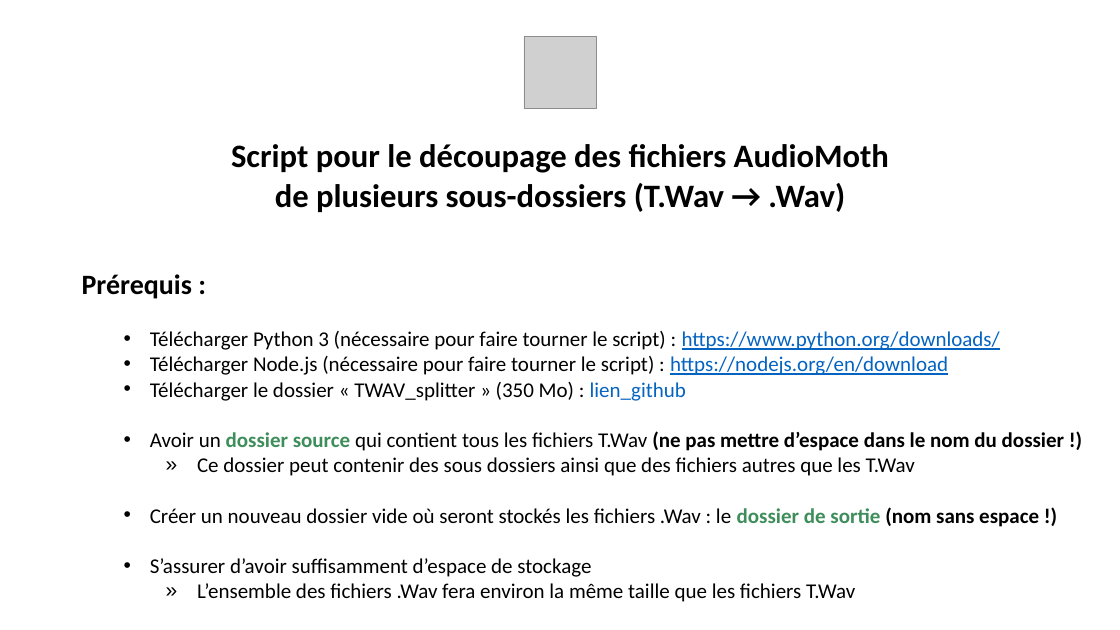
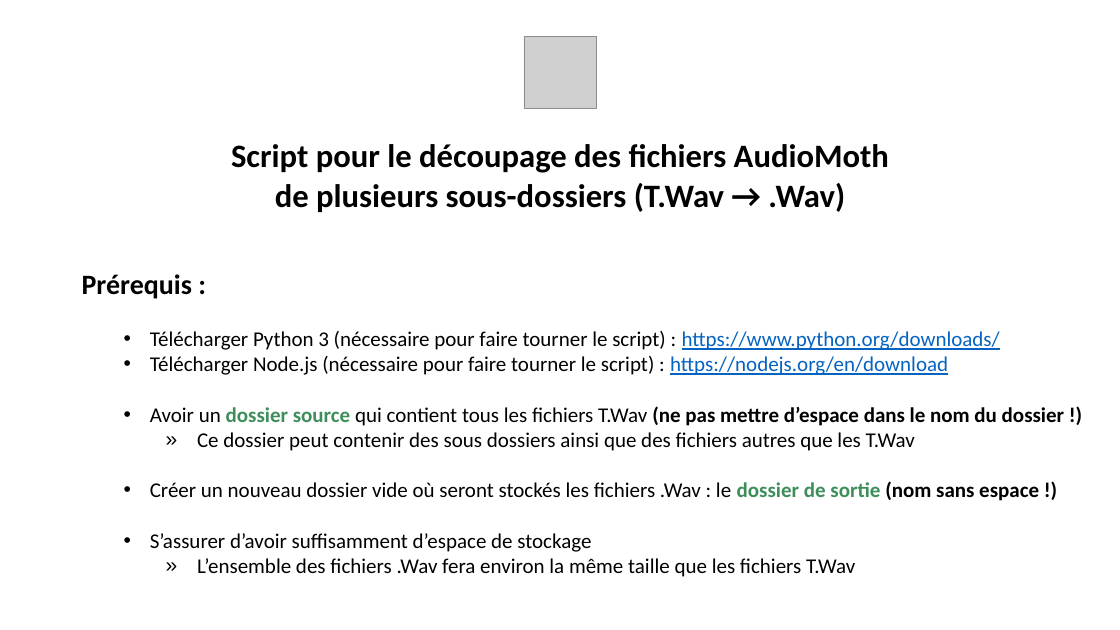
Before and after one commit to CEREMA/TWAV_splitter, a slide deck: slide 2 of Tuto_decoup_TWAV.pptx. Drawn at 1120x630 pixels with LibreOffice and Linux fonts; fonts in the diff are those of the drawing; grey boxes stand for pictures. Boxes give left, top, right and bottom in pixels: in the first picture for what was removed or moved away, otherwise in the second. Text is boxed around its words. In the diff, an @@ line names an element or a change of style, - is before the commit and + after.

```diff
--- a/Tuto_decoup_TWAV.pptx
+++ b/Tuto_decoup_TWAV.pptx
@@ text at [150, 382, 686, 401]: paragraph removed @@
-  • Télécharger le dossier « TWAV_splitter » (350 Mo) : lien_github
```
Also in this commit, not shown: 4 other slides changed, 1 slide added, 1 other file.
